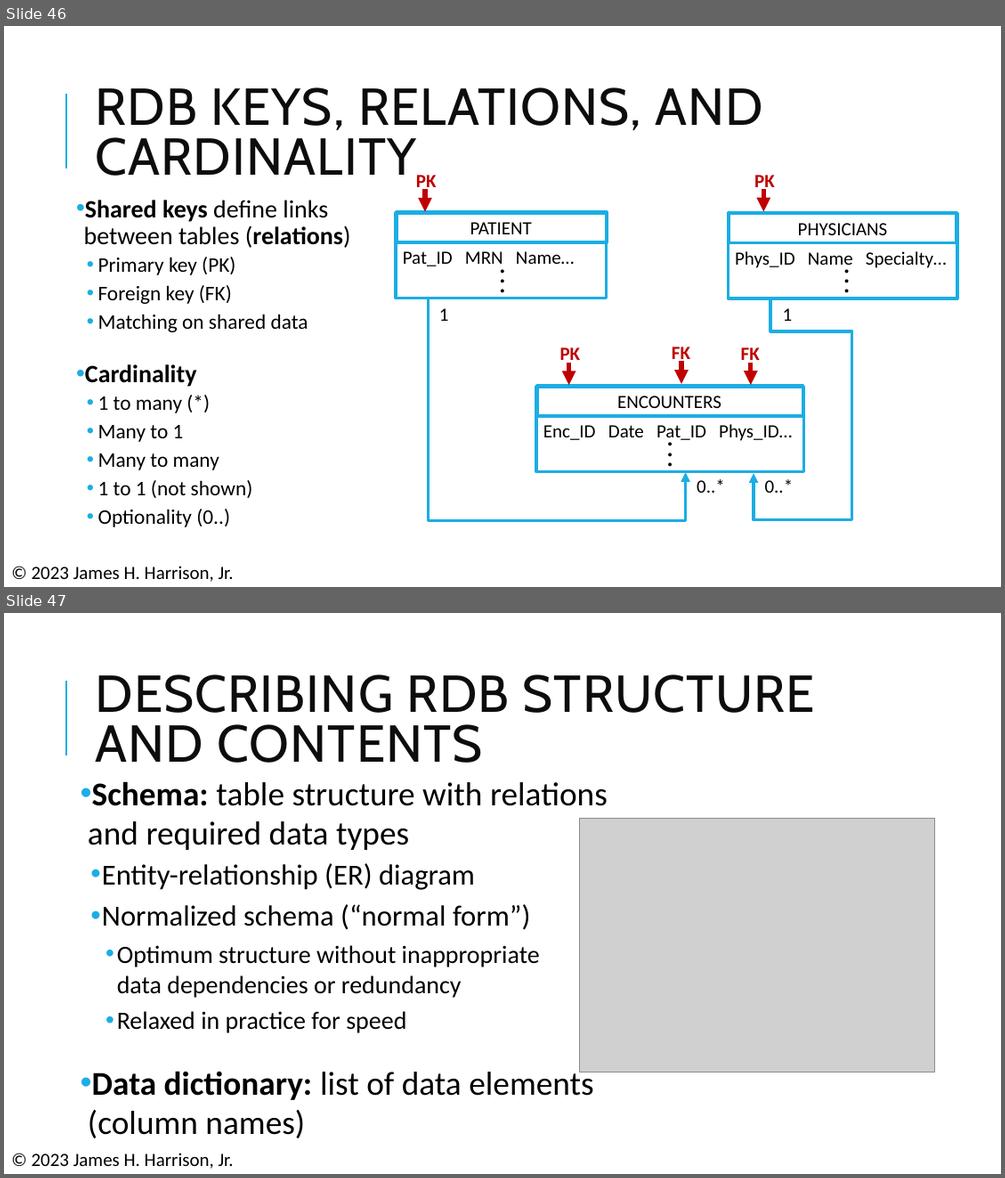
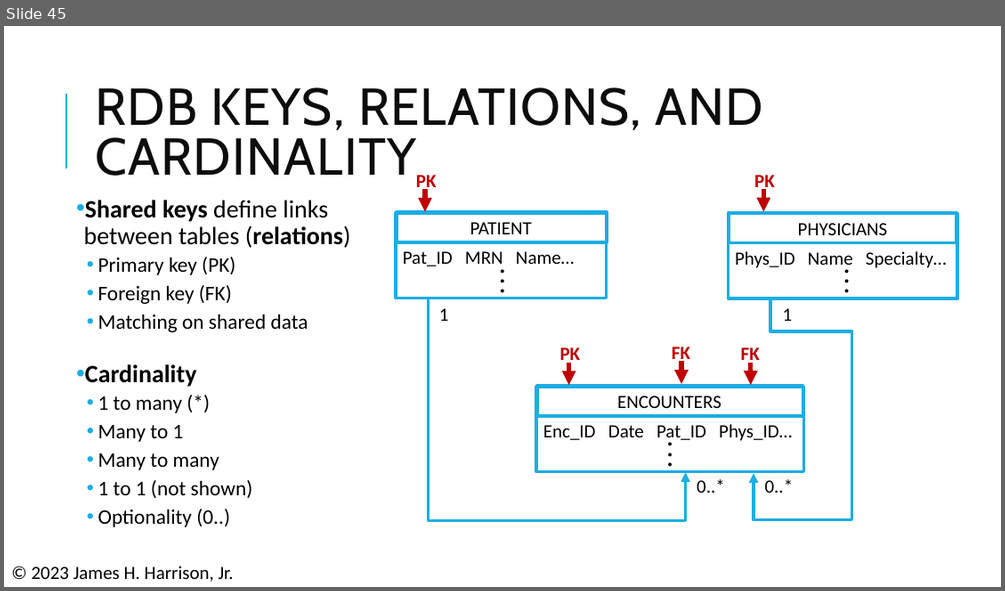
Before and after one commit to pcmathias/MSACL-data-literacy, a slide deck: updates_2026/presentations/Module 1 Slides.pptx. Shown one above the other, each under a label of ours: slides 46 and 47 before the commit, slide 45 after it. The pictures are 1005x1178 and 1005x591 pixels, drawn with LibreOffice and Linux fonts; fonts in the diff are those of the drawing; grey boxes stand for pictures. Boxes give left, top, right and bottom in pixels: in the first picture for what was removed or moved away, otherwise in the second. Text is boxed around its words. In the diff, an @@ line names an element or a change of style, - is before the commit and + after.

```diff
--- a/updates_2026/presentations/Module 1 Slides.pptx
+++ b/updates_2026/presentations/Module 1 Slides.pptx
@@ slide 47 removed at (4, 613, 1001, 1174), background #FFFFFF; not listed: 1 template element that a slide beside it also shows @@
@@ title removed at (95, 674, 815, 763) @@
-DESCRIBING RDB STRUCTURE AND CONTENTS
@@ text removed at (88, 781, 607, 1138) @@
-• Schema: table structure with relations
-  and required data types
-  • Entity-relationship (ER) diagram
-  • Normalized schema (“normal form”)
-    • Optimum structure without inappropriate
-      data dependencies or redundancy
-    • Relaxed in practice for speed
-• Data dictionary: list of data elements
-  (column names)
@@ picture removed at (579, 818, 934, 1071) @@
@@ text removed at (32, 1152, 234, 1168) @@
-© 2023 James H. Harrison, Jr.
@@ what was slide 46 is now slide 45 @@
```
Also in this commit, not shown: 2 other slides removed.
